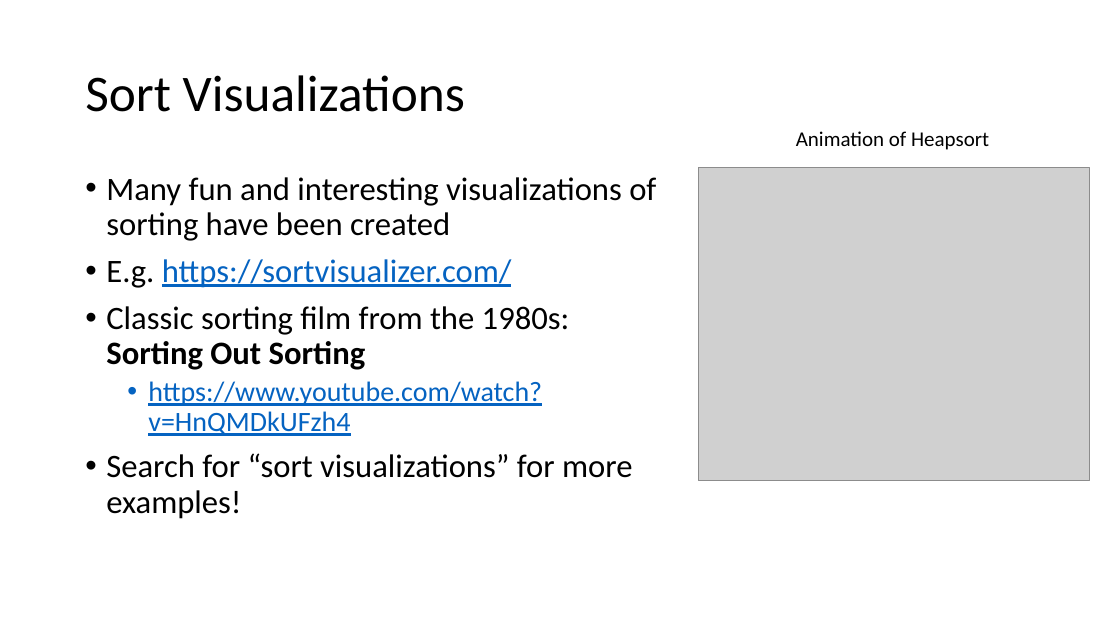
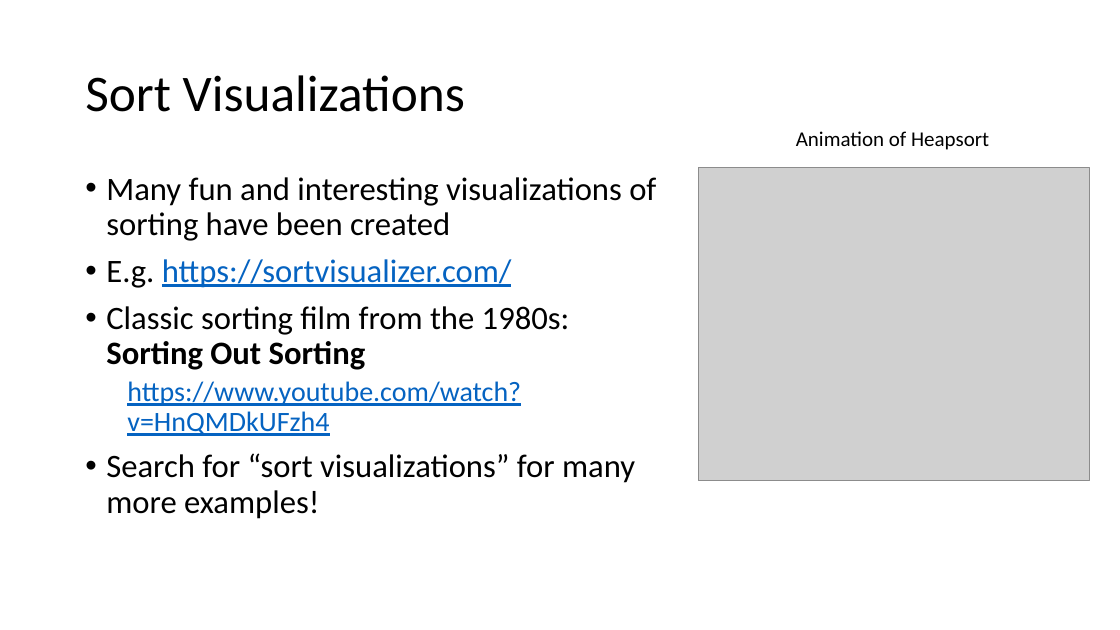
Before and after one commit to tjd1234/cmpt225fall2023, a slide deck: slide 78 of lecture_notes/week9/week9_sorting.pptx (slide 73 before the commit). Drawn at 1120x630 pixels with LibreOffice and Linux fonts; fonts in the diff are those of the drawing; grey boxes stand for pictures. Boxes give left, top, right and bottom in pixels: in the first picture for what was removed or moved away, otherwise in the second. Text is boxed around its words. In the diff, an @@ line names an element or a change of style, - is before the commit and + after.

```diff
--- a/lecture_notes/week9/week9_sorting.pptx
+++ b/lecture_notes/week9/week9_sorting.pptx
@@ text at (127,381,521,436): bullet • to none @@
@@ text at (106,453,635,519): text changed @@
-• Search for “sort visualizations” for more examples!
+• Search for “sort visualizations” for many more examples!
```
Also in this commit, not shown: 28 other slides changed, 5 slides added, 1 other file.
